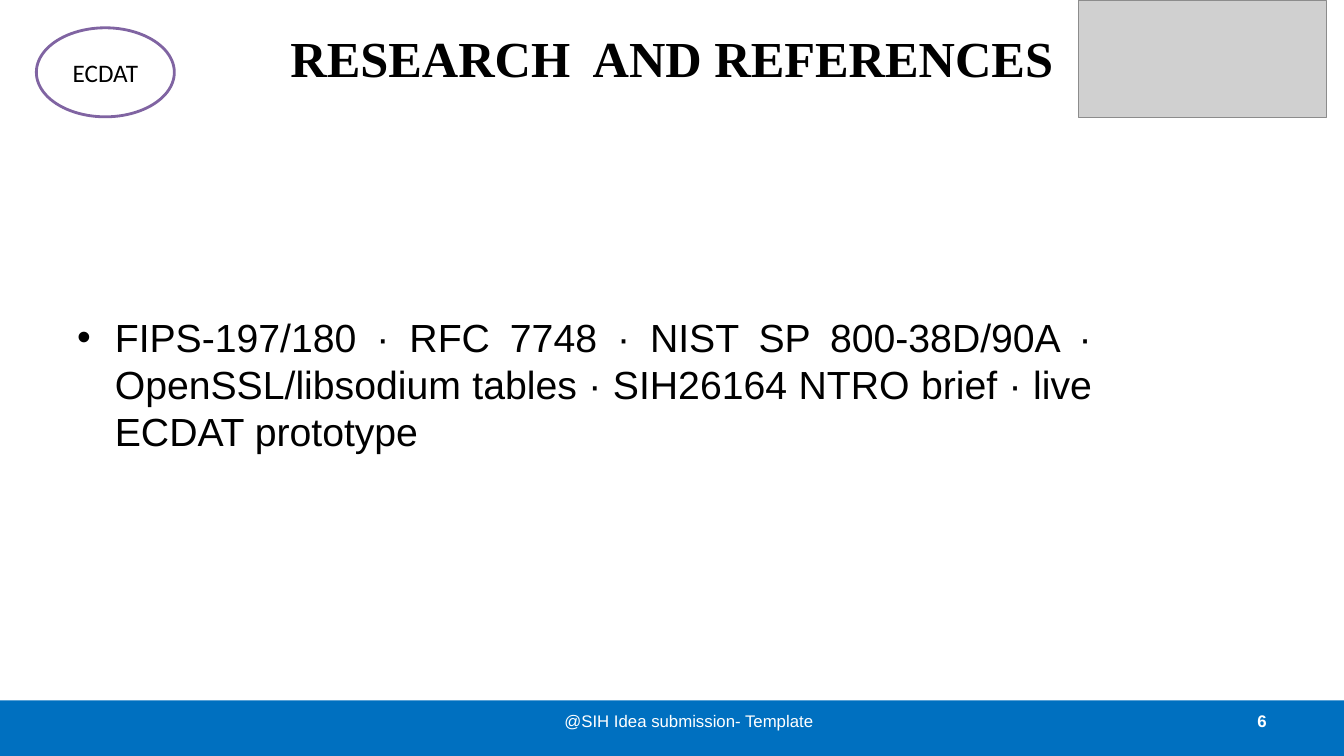
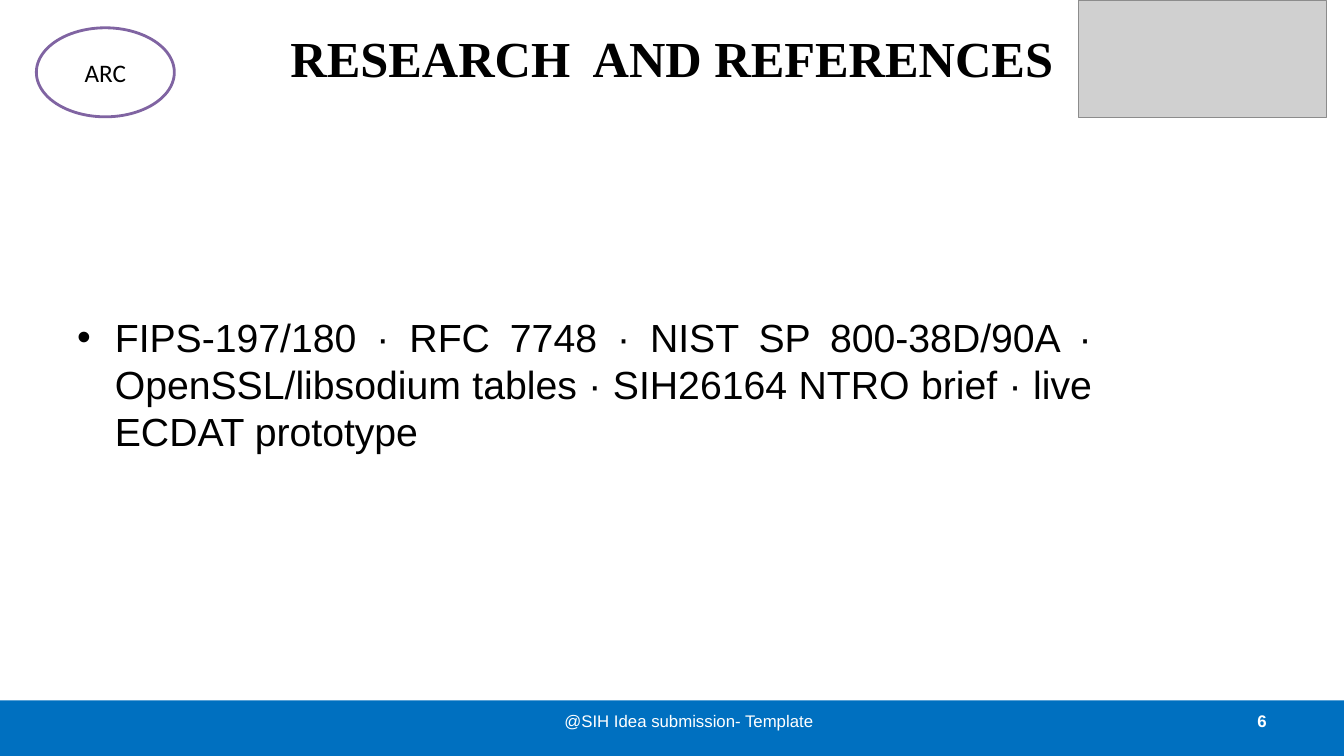
Before and after one commit to tomlin7/ECDAT, a slide deck: slide 6 of public/pitch/SIH26164-ECDAT-Idea-Presentation_2.pptx. Drawn at 1344x756 pixels with LibreOffice and Linux fonts; fonts in the diff are those of the drawing; grey boxes stand for pictures. Boxes give left, top, right and bottom in pixels: in the first picture for what was removed or moved away, otherwise in the second. Text is boxed around its words. In the diff, an @@ line names an element or a change of style, - is before the commit and + after.

```diff
--- a/public/pitch/SIH26164-ECDAT-Idea-Presentation_2.pptx
+++ b/public/pitch/SIH26164-ECDAT-Idea-Presentation_2.pptx
@@ text in ellipse at (85, 65, 126, 82): text changed @@
-ECDAT
+ARC
```
Also in this commit, not shown: 4 other slides changed.
